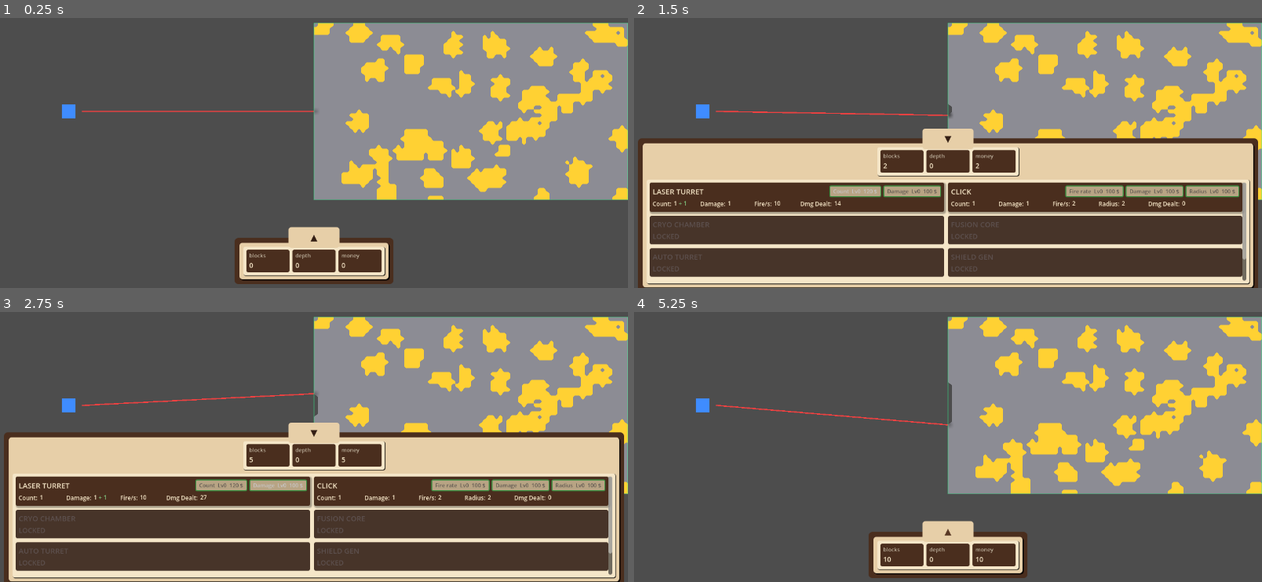
Above: before the commit, frames 1-4 (two rows, left to right).
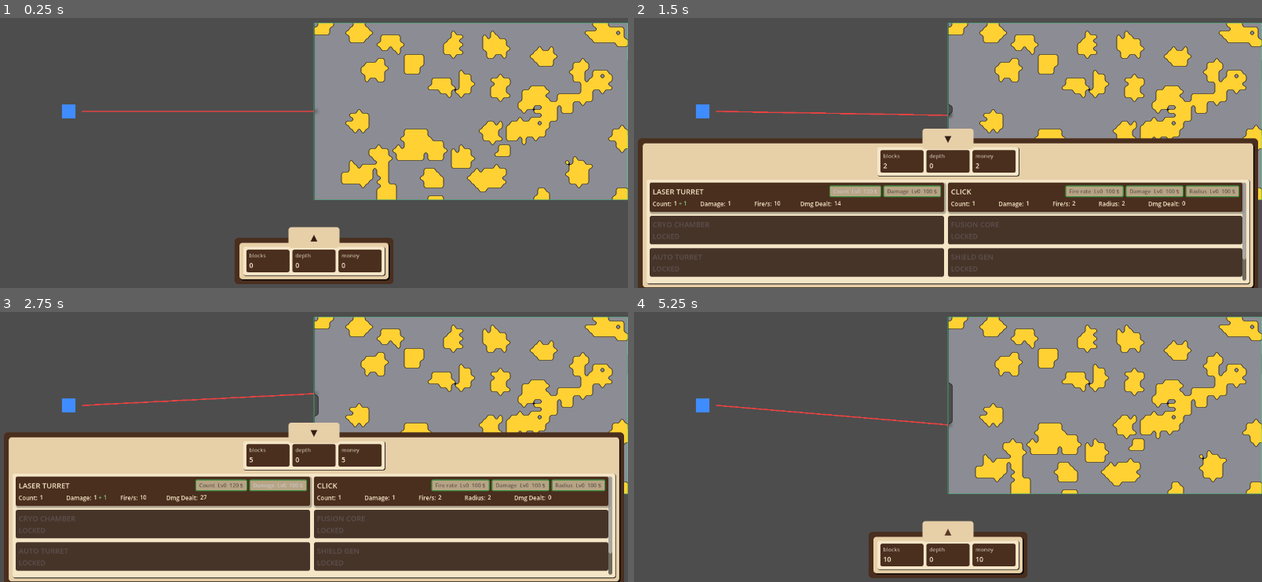
Above: after the commit, the same moments.

Repository: caboyd/blast_game
Game: Godot game, scene res://scenes/Main.tscn
Same seed, same stepped clock (60 frames per second), same inputs: the game is played once before the commit and once after it.
Inputs:
- Up to frame 1 (0.25 s): no input
- Up to frame 2 (1.5 s): click "▲" at 0.5 s; click "Count Lv0 120 $" at 1.25 s
- Up to frame 3 (2.75 s): click "Damage Lv0 100 $" at 2 s
- Up to frame 4 (5.25 s): click "Fire rate Lv0 100 $" at 2.75 s; click "Damage Lv0 100 $" at 3.5 s; click "Radius Lv0 100 $" at 4.25 s; click "▼" at 5 s

The runs differ from the first frame. In frame 1, 1.8% of the frame differs, in the area x 50-100%, y 1-68%; in frame 2, 1.1%; in frame 3, 1.1%; in frame 4, 1.8%.

Commit message:
set edge width

Diff:
--- a/shaders/destructible_target_marching.gdshader
+++ b/shaders/destructible_target_marching.gdshader
@@ -18,7 +18,7 @@
 // Contour outline between differing materials / material vs empty.
 uniform vec4 edge_color : source_color = vec4(0.04, 0.04, 0.06, 1.0);
 // Width in bilinear-weight units; larger = thicker outline.
-uniform float edge_width : hint_range(0.0, 0.5) = 0.0;
+uniform float edge_width : hint_range(0.0, 0.5) = 0.25;
 // Pixel smoothing width for alpha boundary (in weight units).
 uniform float alpha_aa : hint_range(0.0, 0.5) = 0.08;
 
